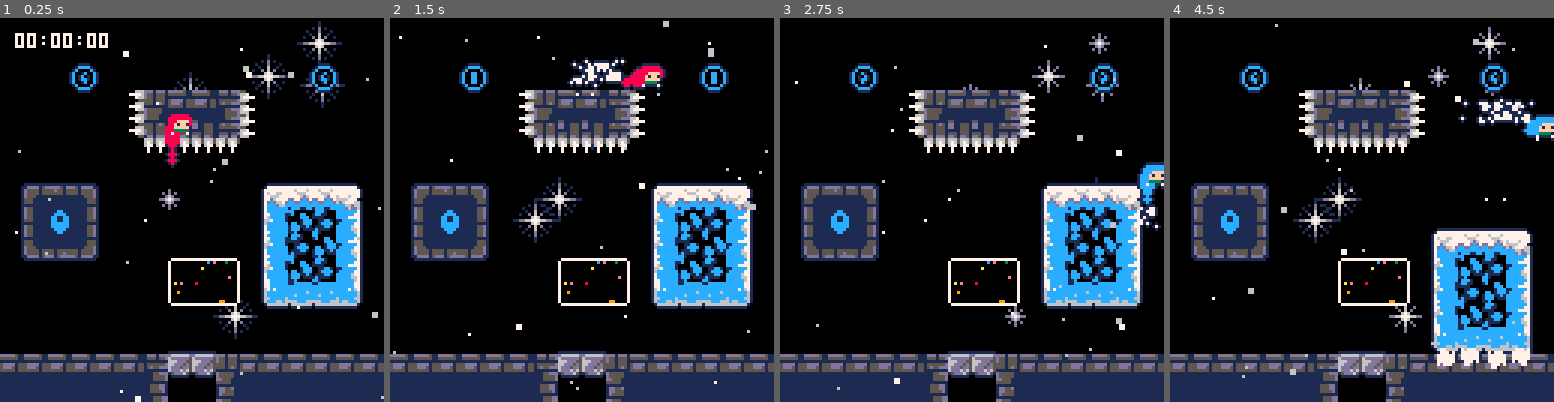
Above: before the commit, frames 1-4 (left to right).
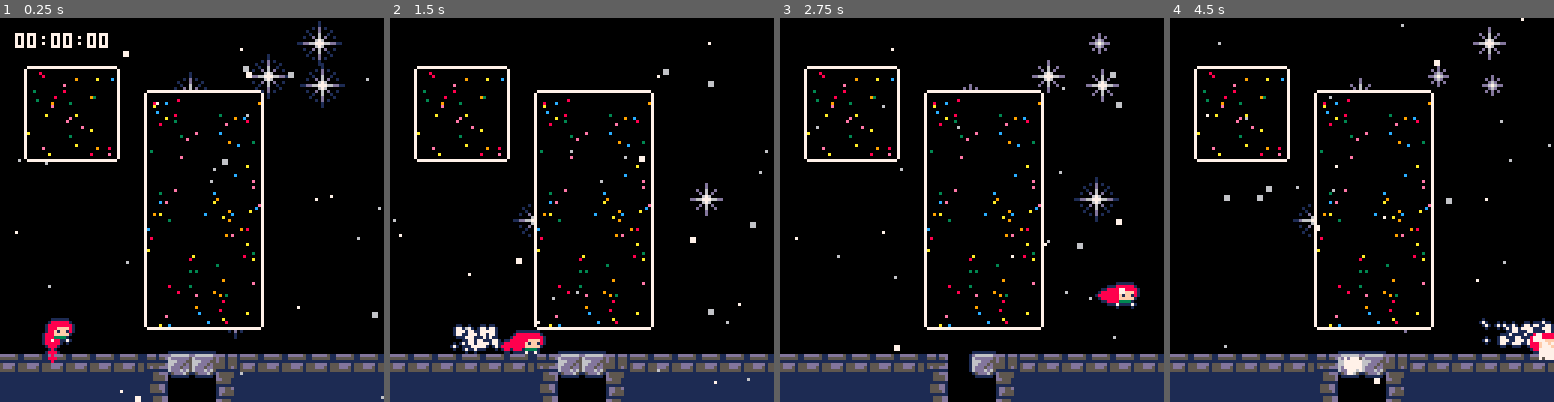
Above: after the commit, the same moments.

Repository: CelesteClassic/newleste.p8
Game: PICO-8 cartridge site.p8
Same seed, same stepped clock (60 frames per second), same inputs: the game is played once before the commit and once after it.
Inputs:
- Up to frame 1 (0.25 s): no input
- Up to frame 2 (1.5 s): tap X (X key) at 0.33, 1.07 s; tap O (Z key) at 0.7 s
- Up to frame 3 (2.75 s): hold Right 1.6-2.1 s; tap O (Z key) at 1.7, 2.1, 2.5 s; tap X (X key) at 1.85 s; hold Up 2.15-2.42 s; hold Right from 2.47 s (still down)
- Up to frame 4 (4.5 s): tap O (Z key) every 0.4 s from 2.9 to 4.1 s; tap X (X key) at 2.97, 4.08 s; release Right at 3.03 s; hold Left 3.08-3.58 s; hold Down 3.63-3.97 s; hold Right from 4.02 s (still down)

The runs differ from the first frame. In frame 1, 21% of the frame differs, in the area x 4-95%, y 11-90%; in frame 2, 23%; in frame 3, 21%; in frame 4, 23%, in the area x 5-100%, y 0-96%.

Commit message:
used sqrt approximation for dream blocks, slightly better cpu performance

Diff:
--- a/site.p8
+++ b/site.p8
@@ -1579,8 +1579,17 @@
   return a.x^2 + a.y^2
 end
 
+-- function vec_len(a)
+--   return sqrt(vec_len_sqr(a))
+-- end
+
 function vec_len(a)
-  return sqrt(vec_len_sqr(a))
+ local maskx,masky=a.x>>31,a.y>>31
+ local a0,b0=(a.x+maskx)^^maskx,(a.y+masky)^^masky
+ if a0>b0 then
+  return a0*0.9609+b0*0.3984
+ end
+ return b0*0.9609+a0*0.3984
 end
 
 function vec_sub(a,b)
@@ -1927,24 +1936,88 @@
 
 
 
+…(64 lines of a section not shown)…
 __gff__
 0000000000000000000000000000000002020202080808000000000000030303030303030303030303030303030303030303030303030303030303030303030300000000000000000000000000000000030300000000000000000000000000000000000000000000000000000000000003000000000000000000000000000000
 0000000000000000000000000000000000000000000000000000000000000000000000000000000000000000000000000000000000000000000000000000000000000000000000000000000000000000000000000000000000000000000000000000000000000000000000000000000000000000000000000000000000000000
 __map__
 000000000000000000000000000000002b3b29000000000000000000002a3b2b000000000000000000000000000000000000000000000000000000000000000000000000000000000000000000000000000000000000000000000000000000000000000000000000000000000000000000000000000000000000000000000000
 000000000000000000000000000000003b290000000000000000000000002a3b000000000000000000000000000000000000000000000000000000000000000000000000000000000000000000000000000000000000000000000000000000000000000000000000000000000000000000000000000000000000000000000000
-000000440000000100000000004400002900000000000000000000001010102a000000000000000000000000000000000000000000000000000000000000000000000000000000000000000000000000000000000000000000000000000000000000000000000000000000000000000000000000000000000000000000000000
-0000000000132122222312000000000000000000000000000000000040414100000000000000000000000000000000000000000000000000000000000000000000000000000000000000000000000000000000000000000000000000000000000000000000000000000000000000000000000000000000000000000000000000
-0000000000133132323312000000000000000000000000000000000000000000000000000000000000000000000000000000000000000000000000000000000000000000000000000000000000000000000000000000000000000000000000000000000000000000000000000000000000000000000000000000000000000000
-0000000000001111111100000000000000000000000000000000000010101000000000000000000000000000000000000000000000000000000000000000000000000000000000000000000000000000000000000000000000000000000000000000000000000000000000000000000000000000000000000000000000000000
-0000000000000000000000000000000000000000000000000000000040414100000000000000000000000000000000000000000000000000000000000000000000000000000000000000000000000000000000000000000000000000000000000000000000000000000000000000000000000000000000000000000000000000
-0047484800000000000000424343430022222222222222222300000000000000000000000000000000000000000000000000000000000000000000000000000000000000000000000000000000000000000000000000000000000000000000000000000000000000000000000000000000000000000000000000000000000000
-0057000000000000000000430000000025252525252532323300000000000000000000000000000000000000000000000000000000000000000000000000000000000000000000000000000000000000000000000000000000000000000000000000000000000000000000000000000000000000000000000000000000000000
-0057000000000000000000430000000025252525252640414100000000000000000000000000000000000000000000000000000000000000000000000000000000000000000000000000000000000000000000000000000000000000000000000000000000000000000000000000000000000000000000000000000000000000
-0000000000000040414100430000000025252525252641000000000000000000000000000a00000000000000000000000000000000000000000000000000000000000000000000000000000000000000000000000000000000000000000000000000000000000000000000000000000000000000000000000000000000000000
-0058000000000041000000430000000025252525252641000010101010100000000000000000000000000000000000000000000000000000000000000000000000000000000000000000000000000000000000000000000000000000000000000000000000000000000000000000000000000000000000000000000000000000
-0000000000000000000000000000000025252532323341000034353535360000000000000000000000000000000000000000000000000000000000000000000000000000000000000000000000000000000000000000000000000000000000000000000000000000000000000000000000000000000000000000000000000000
-0000000000000000000000000000000025252600000041000025000000000010000000100000000000000000000000000000000000000000000000000000000000000000000000000000000000000000000000000000000000000000000000000000000000000000000000000000000000000000000000000000000000000000
+004041414100000000000000000000002900000000000000000000001010102a000000000000000000000000000000000000000000000000000000000000000000000000000000000000000000000000000000000000000000000000000000000000000000000000000000000000000000000000000000000000000000000000
+0041000000004041414141000000000000000000000000000000000040414100000000000000000000000000000000000000000000000000000000000000000000000000000000000000000000000000000000000000000000000000000000000000000000000000000000000000000000000000000000000000000000000000
+0041000000004100000000000000000000000000000000000000000000000000000000000000000000000000000000000000000000000000000000000000000000000000000000000000000000000000000000000000000000000000000000000000000000000000000000000000000000000000000000000000000000000000
+0041000000004100000000000000000000000000000000000000000010101000000000000000000000000000000000000000000000000000000000000000000000000000000000000000000000000000000000000000000000000000000000000000000000000000000000000000000000000000000000000000000000000000
+0000000000004100000000000000000000000000000000000000000040414100000000000000000000000000000000000000000000000000000000000000000000000000000000000000000000000000000000000000000000000000000000000000000000000000000000000000000000000000000000000000000000000000
+0000000000004100000000000000000022222222222222222300000000000000000000000000000000000000000000000000000000000000000000000000000000000000000000000000000000000000000000000000000000000000000000000000000000000000000000000000000000000000000000000000000000000000
+0000000000004100000000000000000025252525252532323300000000000000000000000000000000000000000000000000000000000000000000000000000000000000000000000000000000000000000000000000000000000000000000000000000000000000000000000000000000000000000000000000000000000000
+0000000000004100000000000000000025252525252640414100000000000000000000000000000000000000000000000000000000000000000000000000000000000000000000000000000000000000000000000000000000000000000000000000000000000000000000000000000000000000000000000000000000000000
+0000000000004100000000000000000025252525252641000000000000000000000000000a00000000000000000000000000000000000000000000000000000000000000000000000000000000000000000000000000000000000000000000000000000000000000000000000000000000000000000000000000000000000000
+0000000000004100000000000000000025252525252641000010101010100000000000000000000000000000000000000000000000000000000000000000000000000000000000000000000000000000000000000000000000000000000000000000000000000000000000000000000000000000000000000000000000000000
+0000000000004100000000000000000025252532323341000034353535360000000000000000000000000000000000000000000000000000000000000000000000000000000000000000000000000000000000000000000000000000000000000000000000000000000000000000000000000000000000000000000000000000
+0000010000000000000000000000000025252600000041000025000000000010000000100000000000000000000000000000000000000000000000000000000000000000000000000000000000000000000000000000000000000000000000000000000000000000000000000000000000000000000000000000000000000000
 2222222222222317172122222222222225252600000041000025000000001340000013400000000000000000000000000000000000000000000000000000000000000000000000000000000000000000000000000000000000000000000000000000000000000000000000000000000000000000000000000000000000000000
 2525252525252600002425252525252525252600000041000025000000001341000013410000000000000000000000000000000000000000000000000000000000000000000000000000000000000000000000000000000000000000000000000000000000000000000000000000000000000000000000000000000000000000
 0000000000000000000000000000000025252522222341000025000000000000000000000000000000000000000000000000000000000000000000000000000000000000000000000000000000000000000000000000000000000000000000000000000000000000000000000000000000000000000000000000000000000000
Not shown, changed: 128 lines of the sprite sheet (__gfx__) section of site.p8
